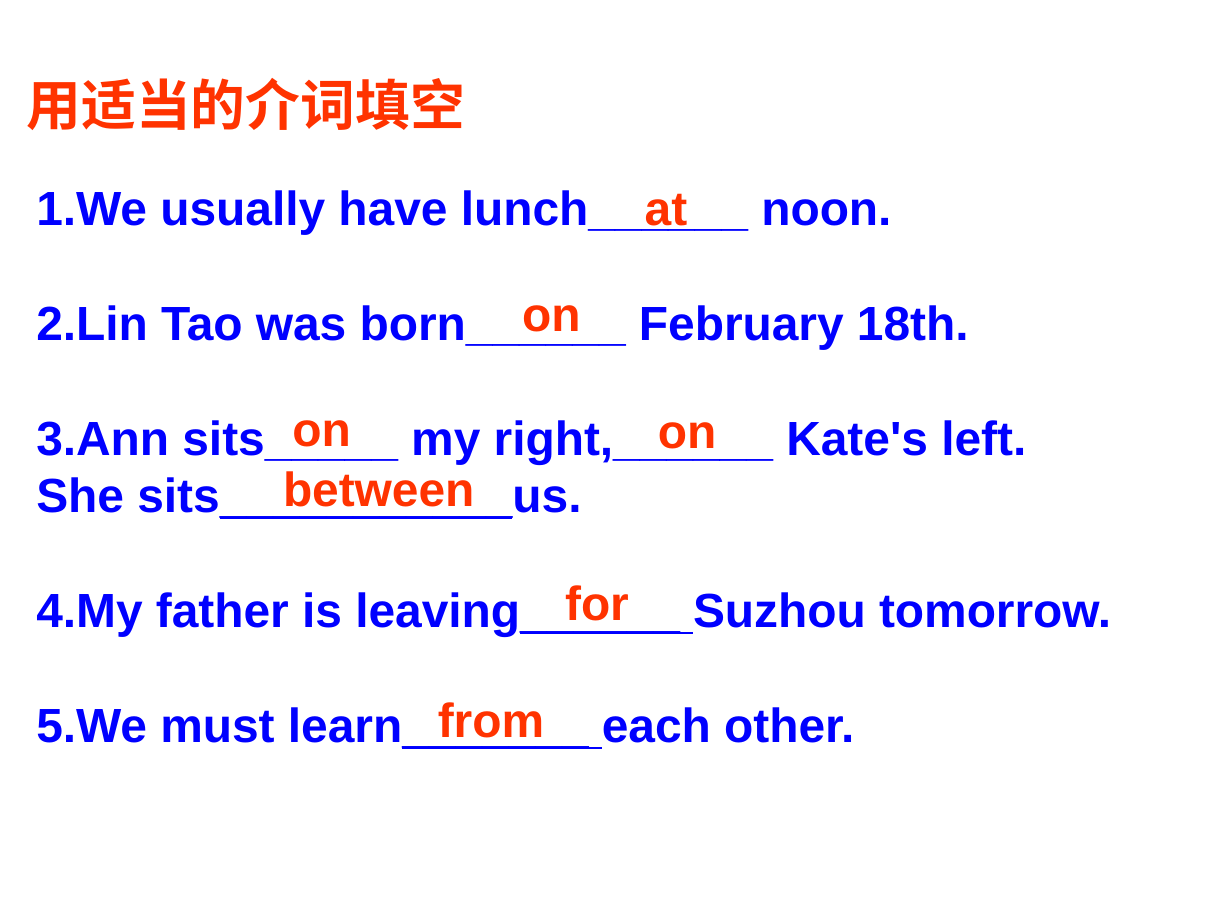
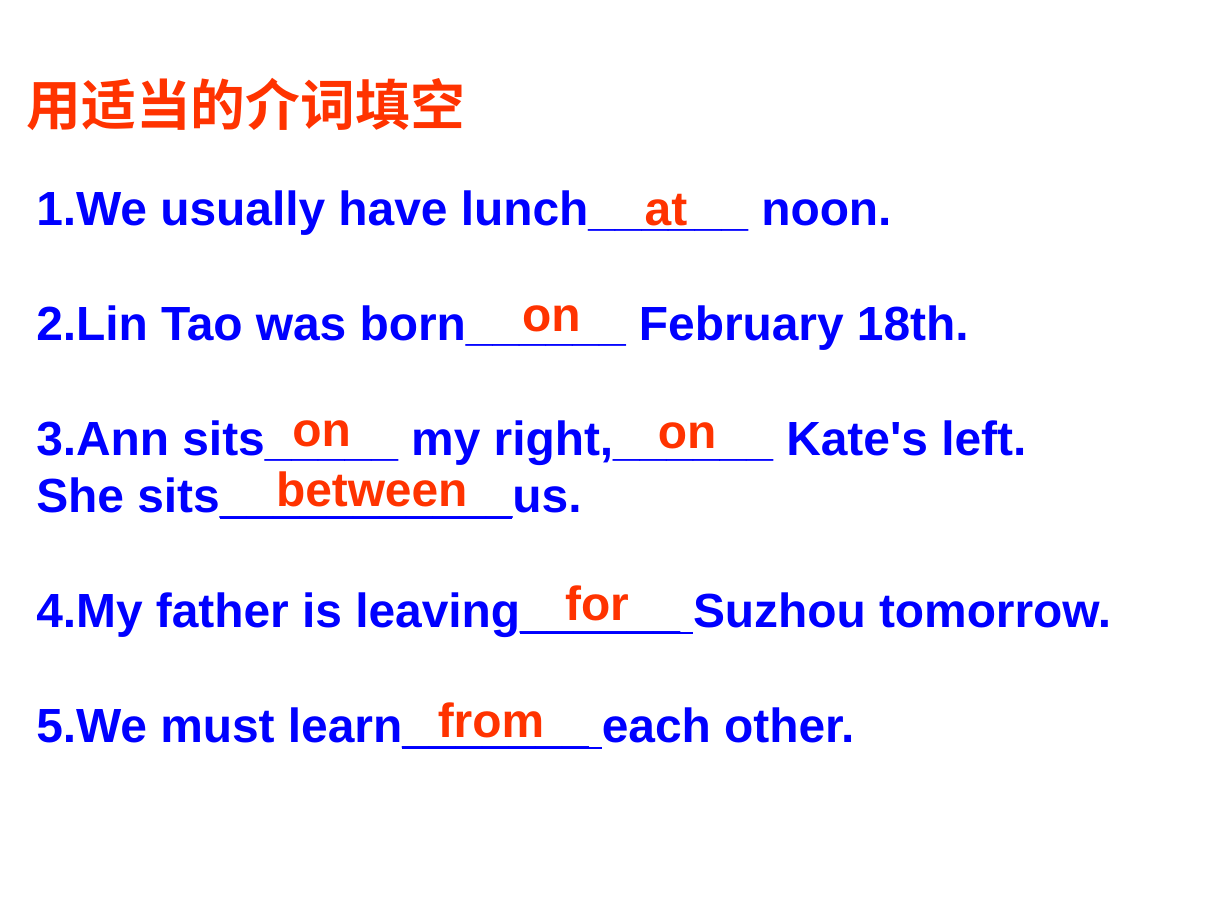
Before and after one commit to CCCxshen/ZhuanShengBen, a slide deck: slide 34 of English/课件/介词.ppt. Drawn at 1232x924 pixels with LibreOffice and Linux fonts; fonts in the diff are those of the drawing; background and template pictures are left out. Boxes give left, top, right and bottom in pixels: in the first picture for what was removed or moved away, otherwise in the second. Text is boxed around its words. In the diff, an @@ line names an element or a change of style, - is before the commit and + after.

```diff
--- a/English/课件/介词.ppt
+++ b/English/课件/介词.ppt
@@ text "between": place and size @@
-text "between" at (283,471,474,507)
+text "between" at (276,471,467,507)
```
Also in this commit, not shown: 5 other files.
